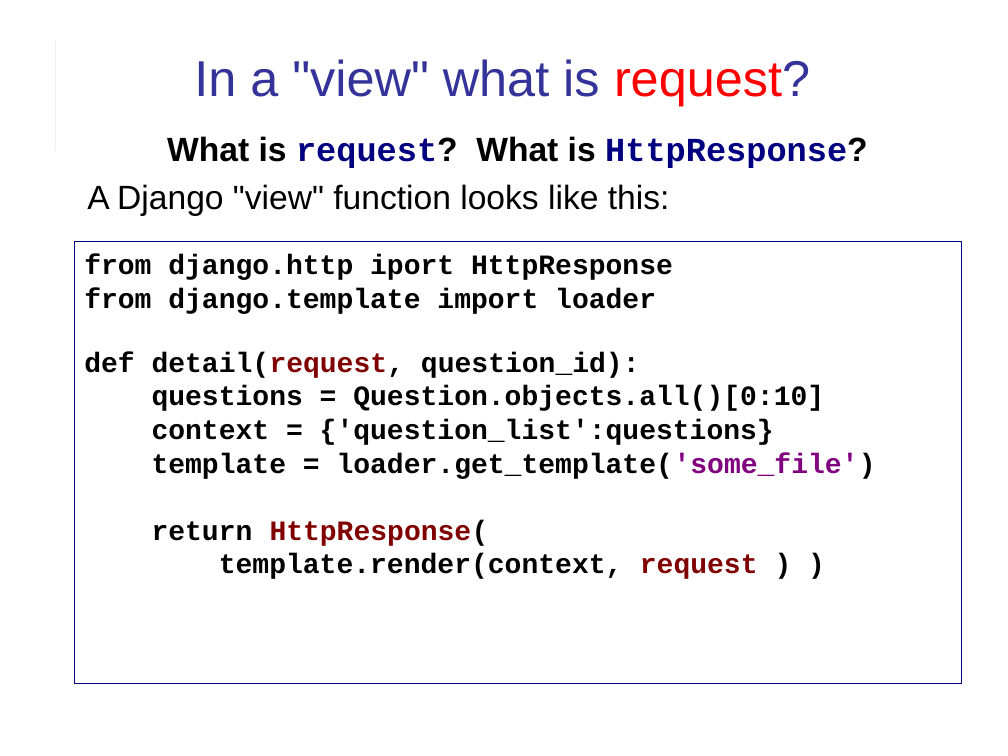
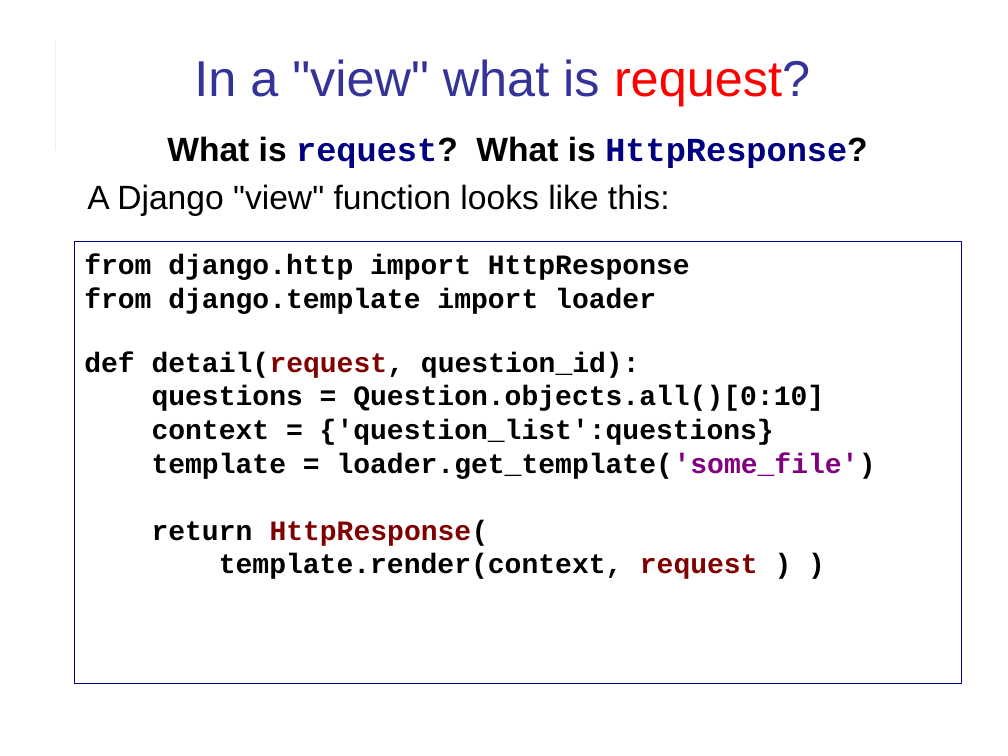
Before and after one commit to cpske/ISP, a slide deck: slide 14 of django/Django-review-1.ppt (slide 13 before the commit). Drawn at 1008x756 pixels with LibreOffice and Linux fonts; fonts in the diff are those of the drawing. Boxes give left, top, right and bottom in pixels: in the first picture for what was removed or moved away, otherwise in the second. Text is boxed around its words. In the diff, an @@ line names an element or a change of style, - is before the commit and + after.

```diff
--- a/django/Django-review-1.ppt
+++ b/django/Django-review-1.ppt
@@ text "What is request? What is ..." at bbox=[87, 136, 867, 216]: indent changed @@
@@ text in rectangle at bbox=[84, 254, 690, 280]: text changed @@
-from django.http iport HttpResponse
+from django.http import HttpResponse
```
Also in this commit, not shown: 18 other slides changed, 1 slide added, 1 other file.
